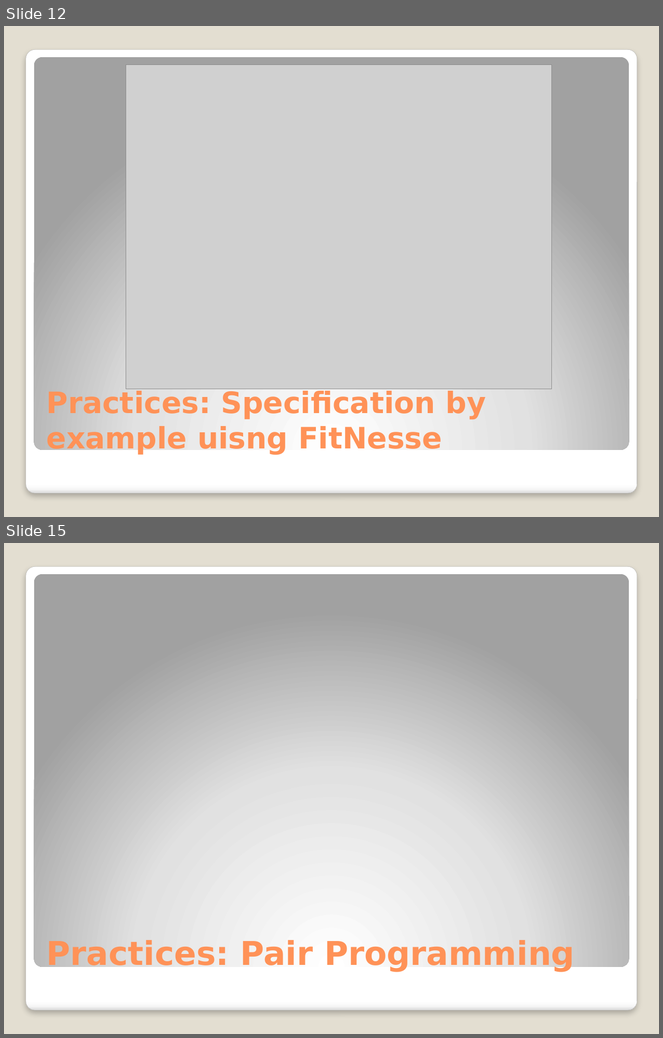
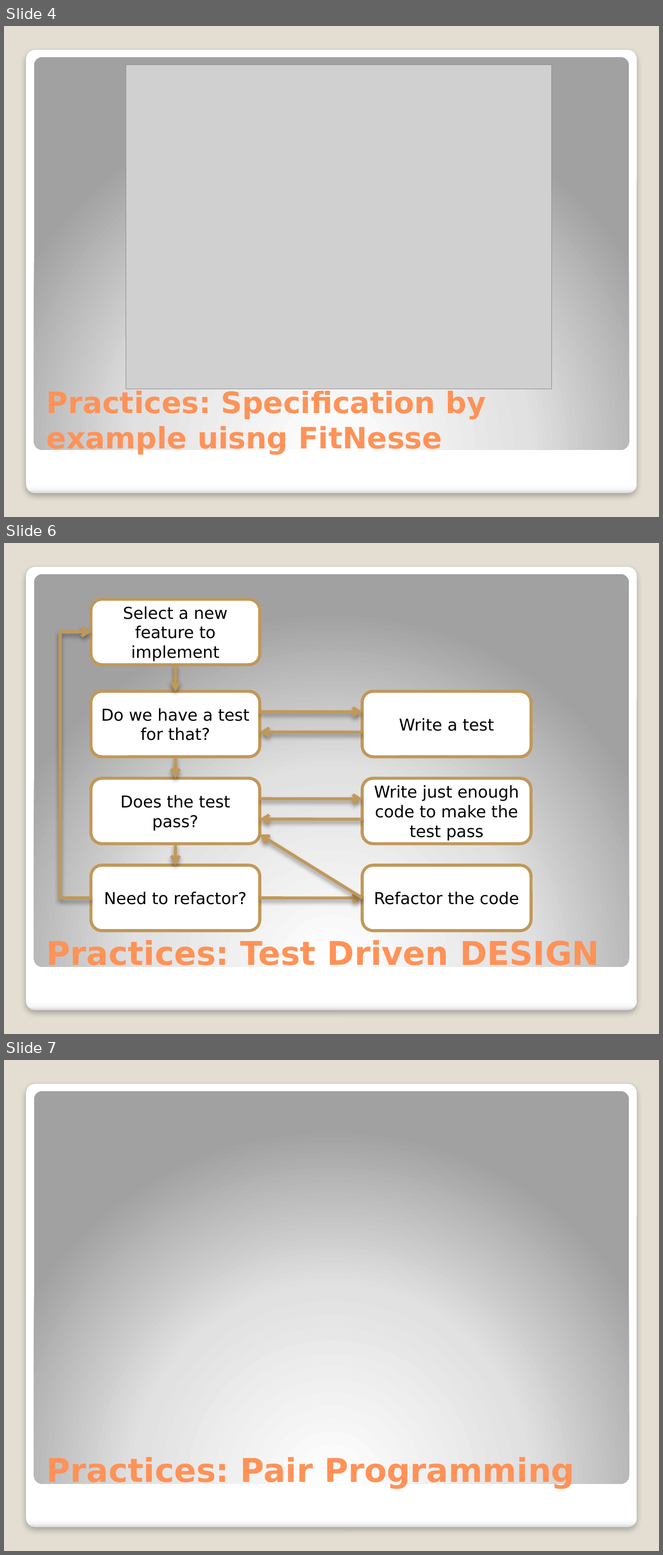
Before and after one commit to michelgrootjans/dkvlessonslearned, a slide deck: slides/Technical Session/Lessons learned.pptx. Shown one above the other, each under a label of ours: slides 12 and 15 before the commit, slides 4, 6 and 7 after it; the slides between them are not shown. The pictures are 663x1038 and 663x1555 pixels, drawn with LibreOffice and Linux fonts; fonts in the diff are those of the drawing; grey boxes stand for pictures. Boxes give left, top, right and bottom in pixels: in the first picture for what was removed or moved away, otherwise in the second. Text is boxed around its words. In the diff, an @@ line names an element or a change of style, - is before the commit and + after.

```diff
--- a/slides/Technical Session/Lessons learned.pptx
+++ b/slides/Technical Session/Lessons learned.pptx
@@ slide 6 added at box(4, 543, 659, 1034), background #E3DED1; not listed: 2 template elements that a slide beside it also shows @@
@@ rounded rectangle added at box(91, 599, 260, 665), fill #FFFFFF, outline #C19859 3.35 pt, 18 pt, text #000000 @@
+Select a new feature to implement
@@ elbow arrow added from (91, 898) to (91, 632), #C19859 3.35 pt @@
@@ arrow added from (176, 665) to (176, 692), #C19859 3.35 pt @@
@@ rounded rectangle added at box(91, 692, 260, 757), fill #FFFFFF, outline #C19859 3.35 pt, 18 pt, text #000000 @@
+Do we have a test for that?
@@ rounded rectangle added at box(362, 692, 531, 757), fill #FFFFFF, outline #C19859 3.35 pt, 18 pt, text #000000 @@
+Write a test
@@ arrow added from (260, 712) to (362, 712), #C19859 3.35 pt @@
@@ arrow added from (362, 732) to (260, 732), #C19859 3.35 pt @@
@@ arrow added from (176, 757) to (176, 778), #C19859 3.35 pt @@
@@ rounded rectangle added at box(91, 778, 260, 844), fill #FFFFFF, outline #C19859 3.35 pt, 18 pt, text #000000 @@
+Does the test pass?
@@ rounded rectangle added at box(362, 778, 531, 844), fill #FFFFFF, outline #C19859 3.35 pt, 18 pt, text #000000 @@
+Write just enough code to make the test pass
@@ arrow added from (260, 799) to (362, 799), #C19859 3.35 pt @@
@@ arrow added from (362, 820) to (260, 820), #C19859 3.35 pt @@
@@ arrow added from (362, 898) to (260, 835), #C19859 3.35 pt @@
@@ arrow added from (176, 844) to (176, 865), #C19859 3.35 pt @@
@@ rounded rectangle added at box(91, 865, 260, 931), fill #FFFFFF, outline #C19859 3.35 pt, 18 pt, text #000000 @@
+Need to refactor?
@@ rounded rectangle added at box(362, 865, 531, 931), fill #FFFFFF, outline #C19859 3.35 pt, 18 pt, text #000000 @@
+Refactor the code
@@ arrow added from (260, 898) to (362, 898), #C19859 3.35 pt @@
@@ title added at box(47, 939, 599, 972), 36 pt, text #FF9258, bold @@
+Practices: Test Driven DESIGN
@@ what was slide 12 is now slide 4 @@
@@ what was slide 15 is now slide 7 @@
```
Also in this commit, not shown: 5 slides changed, 14 other slides added, 1 slide removed, 3 other files.
